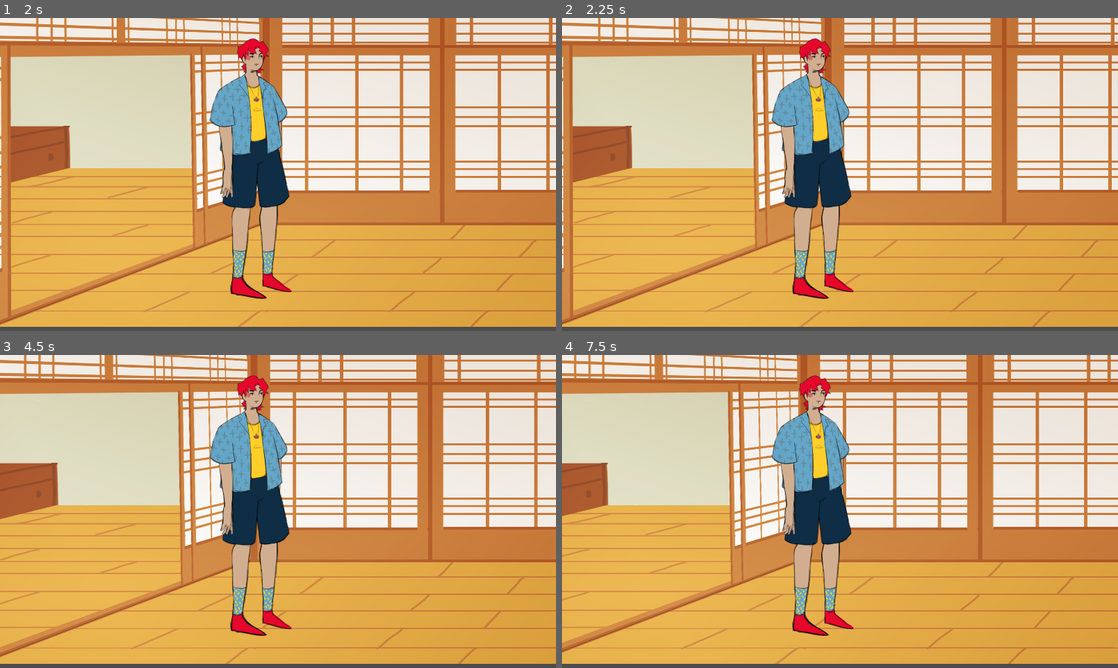
Above: before the commit, frames 1-4 (two rows, left to right).
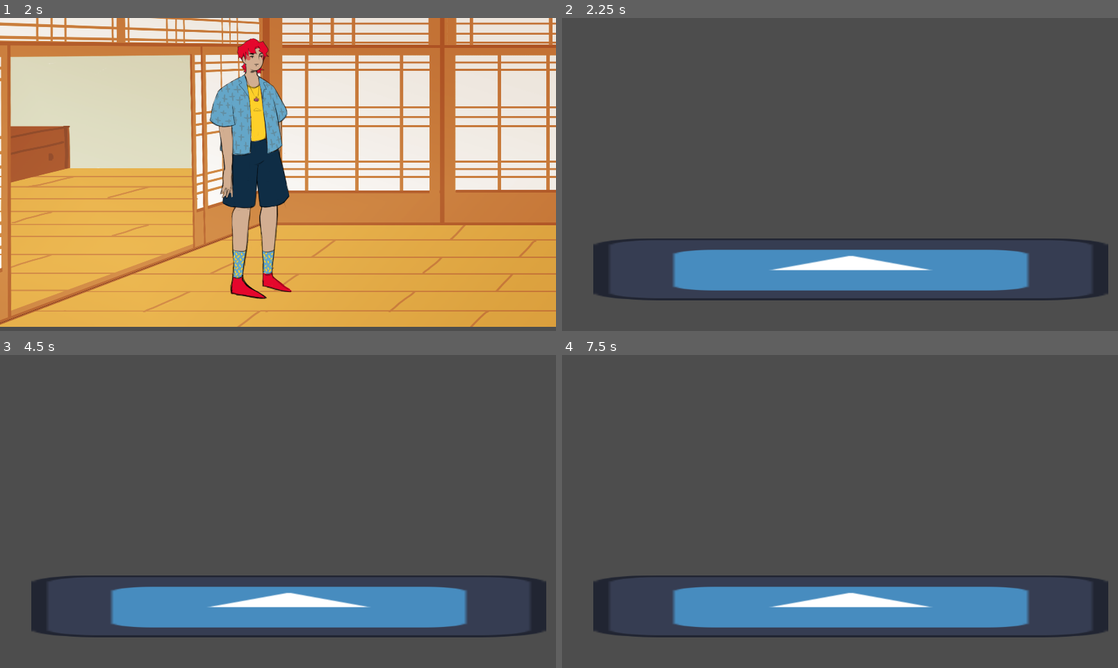
Above: after the commit, the same moments.

Repository: KshitijChandrakar/BirdsOfYunhan
Game: Godot game, scene res://apartments.tscn
Same seed, same stepped clock (60 frames per second), same inputs: the game is played once before the commit and once after it. The engine's default icon, where the game draws it, is replaced by a stand-in: a white triangle on a blue panel in a dark square.
Inputs (mouse positions are in pixels of both pictures, inside the frame that each line leads up to):
- Up to frame 1 (2 s): tap Enter at 0.5 s; move the mouse to (250, 237) at 0.52 s; press the mouse at (250, 237) at 0.53 s; tap Space at 1.25 s; move the mouse to (444, 221) at 1.27 s; release the mouse at (444, 221) at 1.28 s; tap T (show_answer) at 1.35 s; click (444, 221) at 1.42 s
- Up to frame 2 (2.25 s): tap Enter at 2 s; move the mouse to (673, 127) at 2.02 s; press the mouse at (673, 127) at 2.03 s
- Up to frame 3 (4.5 s): tap Space at 2.75, 4.25 s; move the mouse to (305, 511) at 2.77 s; release the mouse at (305, 511) at 2.78 s; tap T (show_answer) at 2.85, 4.35 s; click (305, 511) at 2.92 s; tap Enter at 3.5 s; move the mouse to (194, 433) at 3.52 s; press the mouse at (194, 433) at 3.53 s; move the mouse to (400, 495) at 4.27 s; release the mouse at (400, 495) at 4.28 s; click (400, 495) at 4.42 s
- Up to frame 4 (7.5 s): move the mouse to (728, 527) at 5.02 s; press the mouse at (728, 527) at 5.03 s; move the mouse to (895, 442) at 5.77 s; release the mouse at (895, 442) at 5.78 s; tap T (show_answer) at 5.85, 7.35 s; click (895, 442) at 5.92 s; move the mouse to (812, 574) at 6.52 s; press the mouse at (812, 574) at 6.53 s; move the mouse to (1006, 558) at 7.27 s; release the mouse at (1006, 558) at 7.28 s; click (1006, 558) at 7.42 s

Frame 1 is identical in both runs. In frame 2, 99% of the frame differs, in the area x 0-100%, y 0-99%; in frame 3, 99%; in frame 4, 99%.

Commit message:
a thing

Diff:
--- a/ButtonForPuzzleVisible.gd
+++ b/ButtonForPuzzleVisible.gd
@@ -1,14 +1,7 @@
 extends Sprite2D
 signal showPuzzle
 
-# Called when the node enters the scene tree for the first time.
-func _ready():
-	pass # Replace with function body.
 
-
-# Called every frame. 'delta' is the elapsed time since the previous frame.
-func _process(delta):
-	pass
 func _input(event):
 	if event is InputEventMouseButton and event.pressed and event.button_index == MOUSE_BUTTON_LEFT:
 		if get_rect().has_point(to_local(event.position)):
--- a/Door.gd
+++ b/Door.gd
@@ -5,4 +5,4 @@
 		if get_rect().has_point(to_local(event.position)):
 			#add_child(scene)
 			emit_signal("Meow",1)
-			#get_tree().change_scene_to_file("res://scene2.tscn")
+			get_tree().change_scene_to_file("res://scene2.tscn")
--- a/MainPlayer.gd
+++ b/MainPlayer.gd
@@ -22,7 +22,7 @@
 			pass
 		elif (mousePos.y < position.y):
 			pass
-
+	#position.x = move_toward(position.x, mouse.x, speed * delta)
 	if lr == -1:
 		position.x = move_toward(position.x, windowSize.x, speed * delta)
 		$"../CharacterProfilessheet".frame = 1
